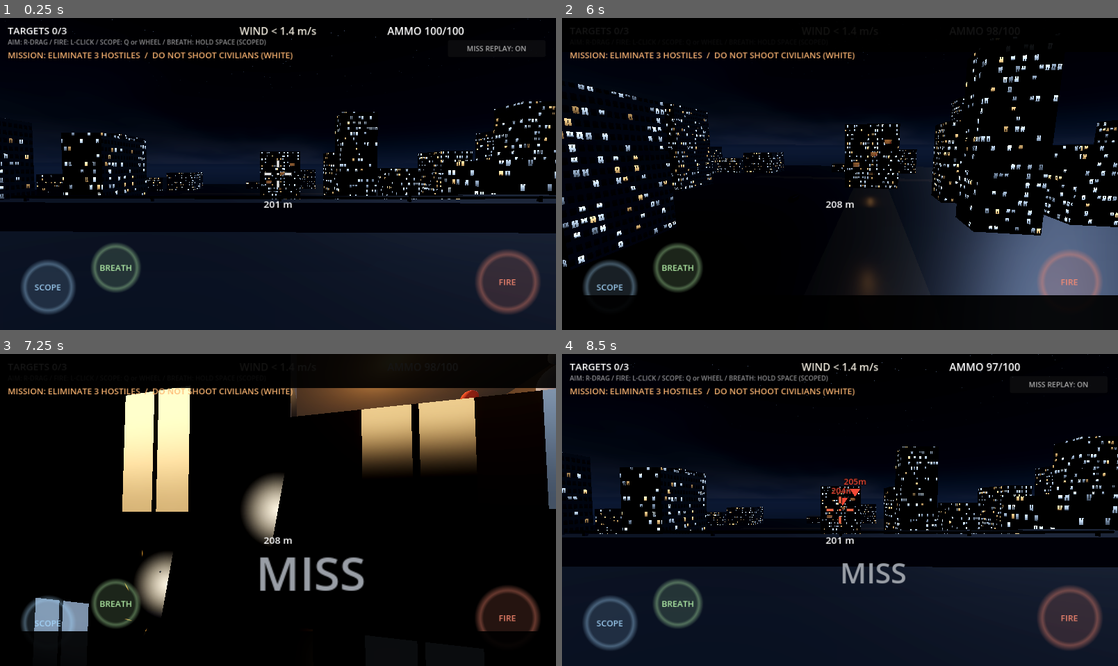
Above: before the commit, frames 1-4 (two rows, left to right).
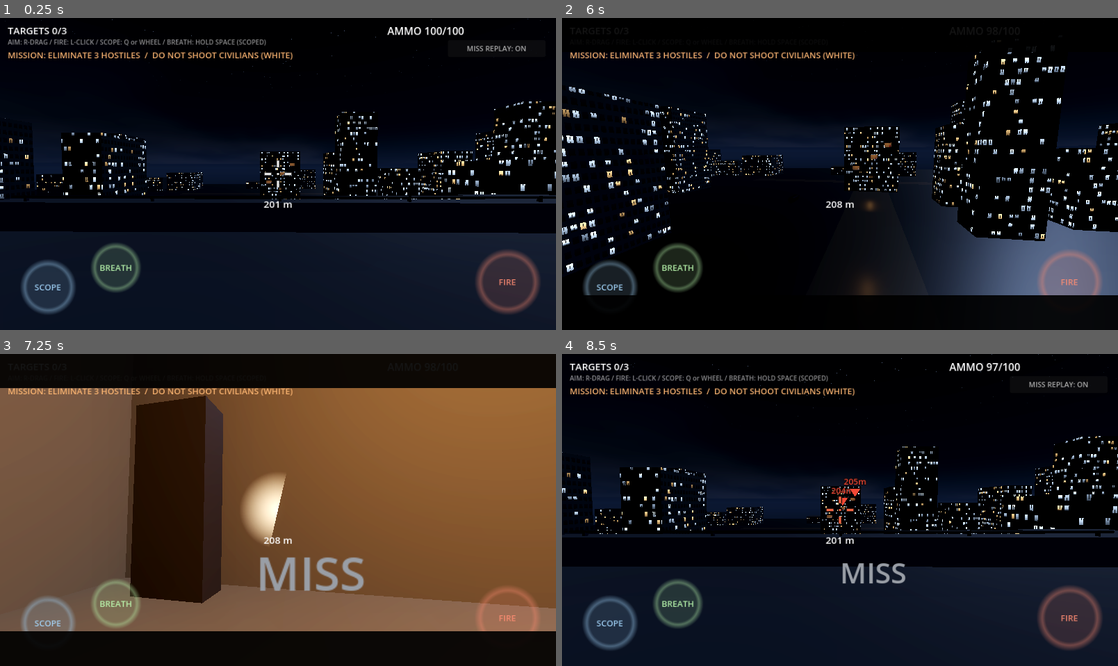
Above: after the commit, the same moments.

Repository: yasu111h/one-shot-ahead
Game: Godot game, scene res://stages/city/city_stage.tscn
Same seed, same stepped clock (60 frames per second), same inputs: the game is played once before the commit and once after it.
Inputs (mouse positions are in pixels of both pictures, inside the frame that each line leads up to):
- Up to frame 1 (0.25 s): no input
- Up to frame 2 (6 s): click "MISS REPLAY: ON" at 0.5 s; click "MISS REPLAY: OFF" at 1.25 s; click "MISS REPLAY: ON" at 2 s; click "MISS REPLAY: OFF" at 2.75 s; click "MISS REPLAY: ON" at 3.5 s; click "MISS REPLAY: OFF" at 4.25 s; tap Enter at 5 s; move the mouse to (962, 158) at 5.02 s; tap Q at 5.1 s; click (962, 158) at 5.17 s; tap Space at 5.27 s; drag from (728, 189) to (812, 236) at 5.77 s
- Up to frame 3 (7.25 s): move the mouse to (333, 441) at 6.52 s; tap Q at 6.6 s; click (333, 441) at 6.67 s
- Up to frame 4 (8.5 s): drag from (812, 572) to (673, 463) at 7.27 s; move the mouse to (1006, 556) at 8.02 s; tap Q at 8.1 s; click (1006, 556) at 8.17 s; tap Space at 8.27 s

The runs differ from the first frame. In frame 1, 0.2% of the frame differs, in the area x 43-57%, y 2-6%; in frame 2, 6.2%; in frame 3, 76%, in the area x 0-100%, y 10-89%; in frame 4, 0.2%.

Commit message:
fix: 弾道を直線化（狙点＝着弾点のズレ解消）。重力・風はフラグで将来復活可・風HUDは自動非表示
Co-Authored-By: Claude Fable 5 <noreply@anthropic.com>

Diff:
--- a/core/ballistics/ballistics.gd
+++ b/core/ballistics/ballistics.gd
@@ -5,11 +5,31 @@
 
 const GRAVITY := Vector3(0.0, -9.8, 0.0)
 
+## 弾道の偏向フラグ（2026-07-10ユーザー決定：狙った点にそのまま当たる直線弾道）
+## 両方 false ＝直線・等速。「照準の命中点」「実弾の着弾点」「予測（predict_*）」
+## 「リプレイの終点」が原理的に同一直線上に乗り、ズレが消える。
+## 弾速300m/sの飛行時間はそのまま＝動く標的へのリード（偏差撃ち）は生きる。
+## 将来リアル弾道（重力落下・風流され）を復活させる場合は true に戻すだけでよい。
+## 実弾(bullet.gd)・着弾予測・オートエイムの弾道解がすべて effective_accel() を
+## 参照するため、切り替えても三者の整合は保たれる。
+const GRAVITY_ENABLED := false
+const WIND_ENABLED := false
+
+
+## 弾に働く実効加速度（フラグに従う）。直線弾道時は Vector3.ZERO
+static func effective_accel(wind_accel: Vector3) -> Vector3:
+	var a := Vector3.ZERO
+	if GRAVITY_ENABLED:
+		a += GRAVITY
+	if WIND_ENABLED:
+		a += wind_accel
+	return a
+
 
 ## 1ステップ分のセミインプリシット・オイラー積分
 ## 戻り値: [次の位置, 次の速度]
 static func step(pos: Vector3, vel: Vector3, wind_accel: Vector3, delta: float) -> Array:
-	var new_vel := vel + (GRAVITY + wind_accel) * delta
+	var new_vel := vel + effective_accel(wind_accel) * delta
 	var new_pos := pos + new_vel * delta
 	return [new_pos, new_vel]
 
--- a/stages/sniper_stage.gd
+++ b/stages/sniper_stage.gd
@@ -6,7 +6,8 @@
 ##   _build_world()       … 地形/建物
 ##   _spawn_targets()     … 標的の配置（_register / _add_walker を使う）
 ##   _rig_position()      … 狙撃地点
-##   _setup_wind()        … 風（既定はランダム横風）
+##   _setup_wind()        … 風（既定はランダム横風。Ballistics.WIND_ENABLED=false の間は
+##                            弾に影響せずHUDにも出ない。風を復活させたら自動で有効化）
 ##
 ## 操作（TABIJIの操作感・マウスキャプチャなし）:
 ##   視点   … 右ドラッグ（PC）/ 画面右側ドラッグ（タッチ・1本指追跡）
@@ -303,7 +304,8 @@
 		_killcam_cd = KILLCAM_COOLDOWN
 		_start_miss_replay(start, dir)
 		return
-	# 通常弾：実弾（重力・風の毎フレーム積分）を飛ばし、トレーサーを追従させる
+	# 通常弾：実弾（Ballisticsの毎フレーム積分。既定は直線・等速）を飛ばし、
+	# トレーサーを追従させる
 	var bullet := Bullet.new()
 	add_child(bullet)
 	bullet.global_position = start
@@ -400,11 +402,11 @@
 # ---------------------------------------------------------------- オートエイム(TABIJI移植)
 
 ## オートエイム: 狙い(base)の近くにいる標的部位("target_part"グループ)を探し、
-## 吸い付き角の内なら「その部位に実際に命中する発射方向（重力・風の弾道解）」を返す。
+## 吸い付き角の内なら「その部位に実際に命中する発射方向（弾道解）」を返す。
 ## いなければ Vector3.ZERO。部位がカプセルなら中心でなく「芯線上で狙いに最も近い点」へ。
-## ※ TABIJIはヒットスキャンなので部位への直線方向でよいが、本作は実弾道（重力落下・
-##    風流され）のため、直線に吸い付くと必ず下に外れる。吸い付き先を弾道補正済みの
-##    照準解にすることで「ロック＝当たる」が成立する。
+## ※ 弾道解は Ballistics のフラグに従う。現行の直線弾道では部位への直線方向そのもの。
+##    重力・風（GRAVITY_ENABLED / WIND_ENABLED）を復活させた場合は、飛翔時間ぶんの
+##    ドロップを見込んだ照準解に自動で切り替わり「ロック＝当たる」が維持される。
 ## ※ 民間人と、壁の陰にいる標的には吸い付かない（ロック＝当たる、を壊さないため）。
 func _assist_dir(base: Vector3) -> Vector3:
 	var deg := lerpf(assist_deg_hip, assist_deg_scope, rig.aim_blend)
@@ -427,9 +429,10 @@
 		if range_k <= 0.0:
 			continue
 		var eff_ang := deg_to_rad(deg) * range_k
-		# 弾道補正：飛翔時間ぶんの重力・風ドロップを見込んだ照準点（上・風上へずらす）
+		# 弾道補正：飛翔時間ぶんのドロップを見込んだ照準点。
+		# Ballistics のフラグに従う（直線弾道＝実効加速度ゼロなら補正なし＝部位そのもの）
 		var tf := d / muzzle_speed
-		var solution := point - (Ballistics.GRAVITY + wind_accel) * (0.5 * tf * tf)
+		var solution := point - Ballistics.effective_accel(wind_accel) * (0.5 * tf * tf)
 		var to := solution - eye
 		var ang := base.angle_to(to.normalized())
 		if ang >= eff_ang or ang >= best_ang:
--- a/ui/hud.gd
+++ b/ui/hud.gd
@@ -71,6 +71,8 @@
 	_mission_label.modulate = Color(1.0, 0.72, 0.45, 0.95)
 	_mission_label.visible = mission != ""
 	_wind_label = _make_center_label("WIND 0.0 m/s", 16, Control.PRESET_CENTER_TOP, Vector2(0, 8))
+	# 風が弾に影響しない設定（直線弾道）の間は風HUDを出さない
+	_wind_label.visible = Ballistics.WIND_ENABLED
 	_ammo_label = _make_label("AMMO 100/100", 16, Control.PRESET_TOP_RIGHT, Vector2(-140, 8))
 	_range_label = _make_center_label("--- m", 15, Control.PRESET_CENTER, Vector2(0, 46))
 	_zoom_label = _make_center_label("4x", 18, Control.PRESET_CENTER, Vector2(120, -140))
@@ -194,12 +196,13 @@
 	_zoom_label.text = ["1x", "4x", "8x"][rig.zoom_stage]
 	_ammo_label.text = "AMMO %d/%d" % [stage.ammo, stage.max_ammo]
 	_targets_label.text = "TARGETS %d/%d" % [stage.hits, stage.hostiles.size()]
-	# 風表示（矢印の向きと本数で強さを表現）
-	var w: float = stage.wind_speed
-	var arrows := ">".repeat(clampi(int(ceil(absf(w) / 1.5)), 1, 4)) if w >= 0.0 \
-		else "<".repeat(clampi(int(ceil(absf(w) / 1.5)), 1, 4))
-	_wind_label.text = "WIND %s %.1f m/s" % [arrows, absf(w)]
-	_wind_label.modulate = Color(1.0, 0.75, 0.4) if absf(w) > 3.5 else Color(0.92, 0.9, 0.85)
+	# 風表示（矢印の向きと本数で強さを表現）。風が弾に効く設定の時だけ
+	if _wind_label.visible:
+		var w: float = stage.wind_speed
+		var arrows := ">".repeat(clampi(int(ceil(absf(w) / 1.5)), 1, 4)) if w >= 0.0 \
+			else "<".repeat(clampi(int(ceil(absf(w) / 1.5)), 1, 4))
+		_wind_label.text = "WIND %s %.1f m/s" % [arrows, absf(w)]
+		_wind_label.modulate = Color(1.0, 0.75, 0.4) if absf(w) > 3.5 else Color(0.92, 0.9, 0.85)
 	# 測距
 	_range_label.text = ("%d m" % int(range_distance)) if range_distance > 0.0 else "--- m"
 	# 息止めゲージ
